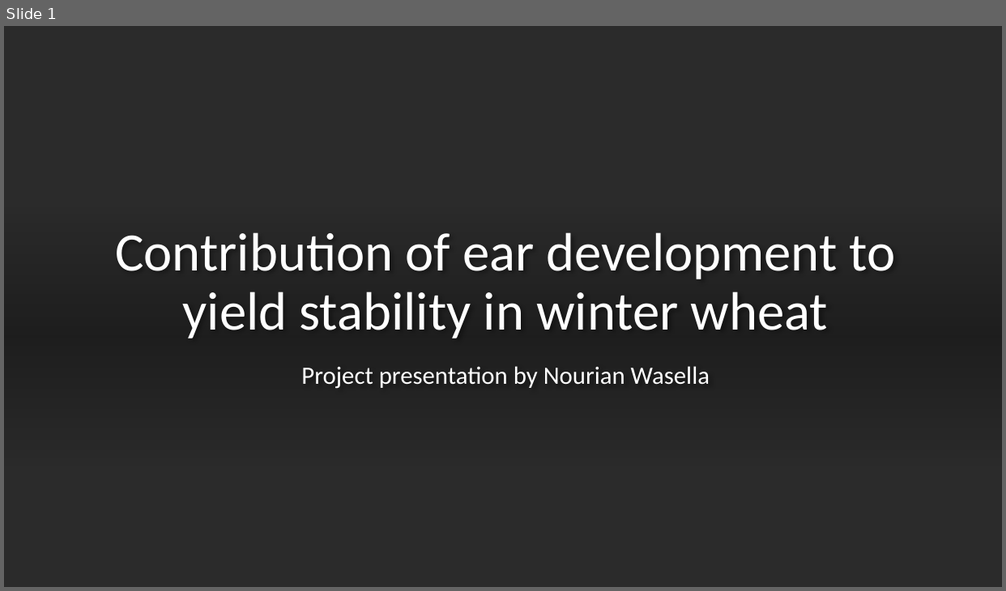
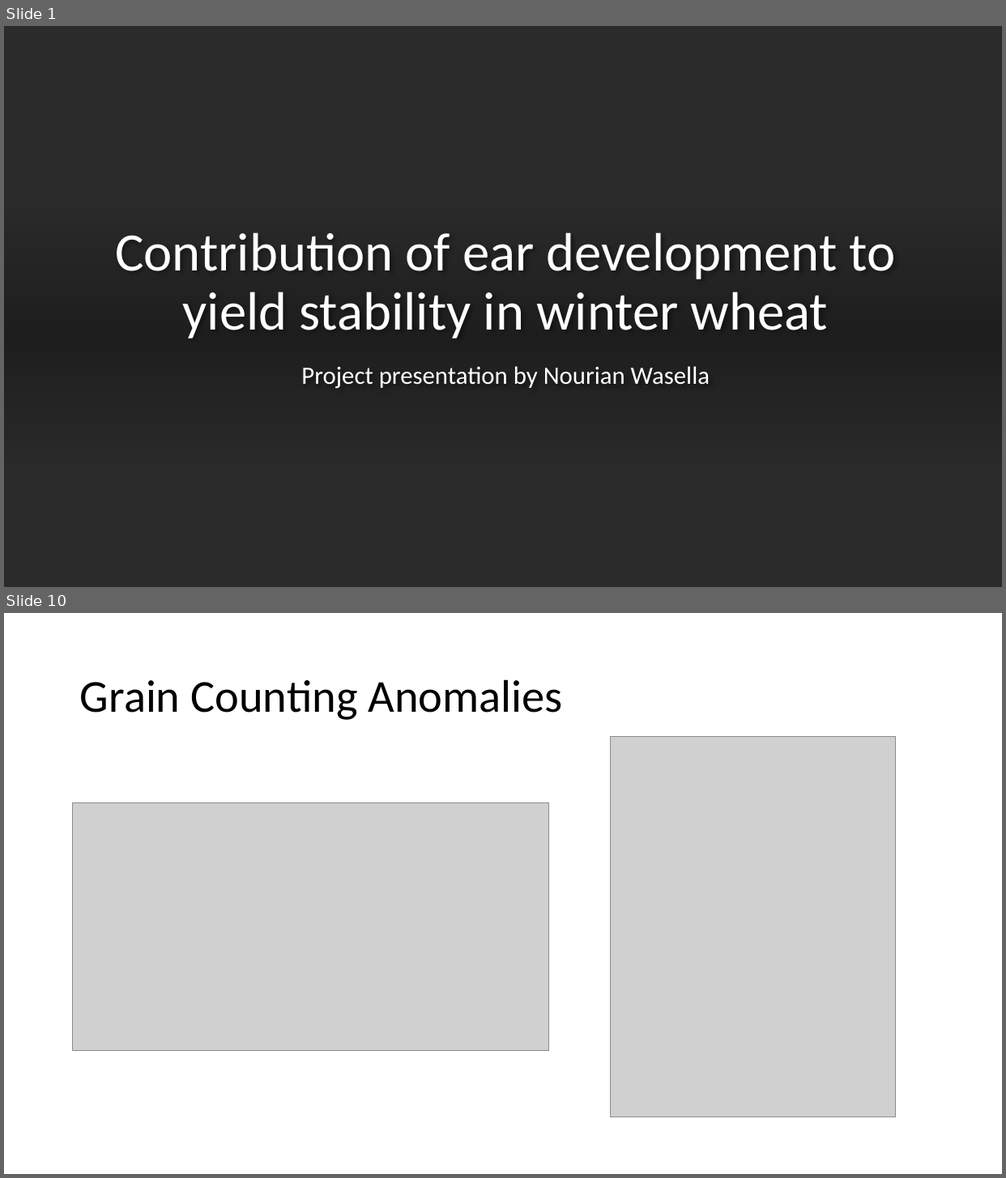
Before and after one commit to WasellaN/Ear_Project_Nouri, a slide deck: Presentation_Nouri.pptx. Shown one above the other, each under a label of ours: slide 1 before the commit, slides 1 and 10 after it; the slides between them are not shown. The pictures are 1006x591 and 1006x1178 pixels, drawn with LibreOffice and Linux fonts; fonts in the diff are those of the drawing; grey boxes stand for pictures; background and template pictures are left out; a plain dark background stands for a picture behind light text. Boxes give left, top, right and bottom in pixels: in the first picture for what was removed or moved away, otherwise in the second. Text is boxed around its words. In the diff, an @@ line names an element or a change of style, - is before the commit and + after.

```diff
--- a/Presentation_Nouri.pptx
+++ b/Presentation_Nouri.pptx
@@ slide 10 added at [4,613,1002,1174], background #FFFFFF @@
@@ title added at [80,679,562,720], 44 pt, text #000000 @@
+Grain Counting Anomalies
@@ picture added at [611,736,896,1117] @@
@@ picture added at [73,803,549,1051] @@
```
Also in this commit, not shown: 3 slides changed, 14 other slides added, 13 other files.
